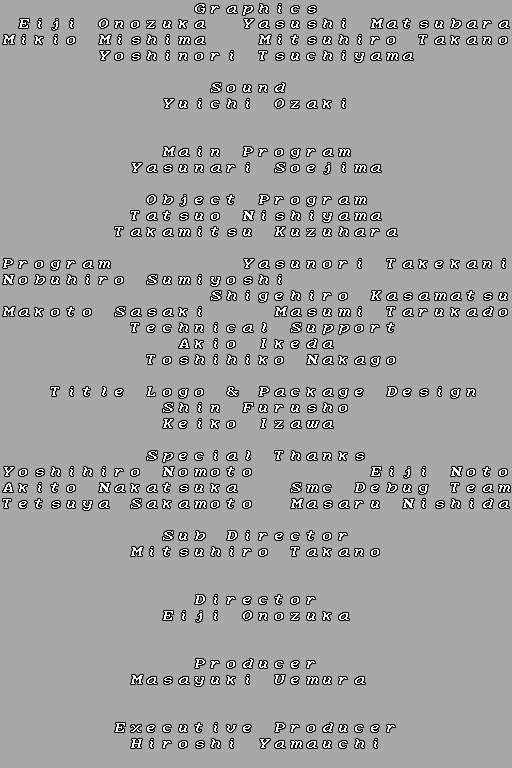
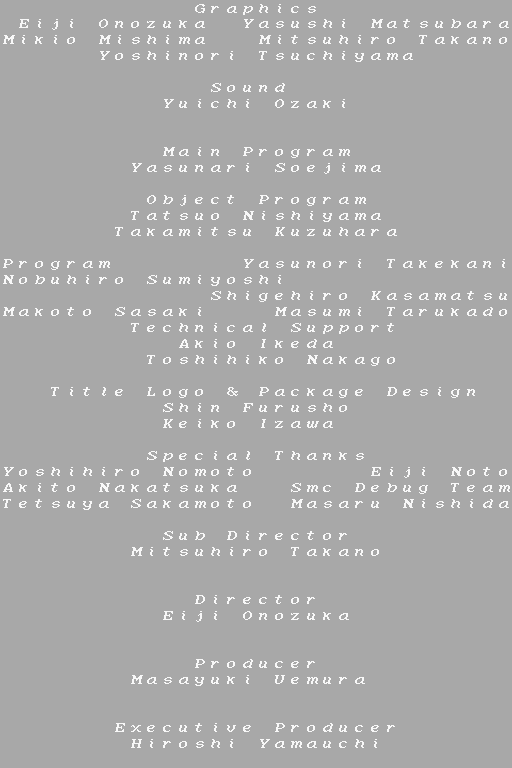
Revision of a layered (512, 768) image; what changed, layer by layer:
pixels changed over [2,3,511,749] (layer not identified)
